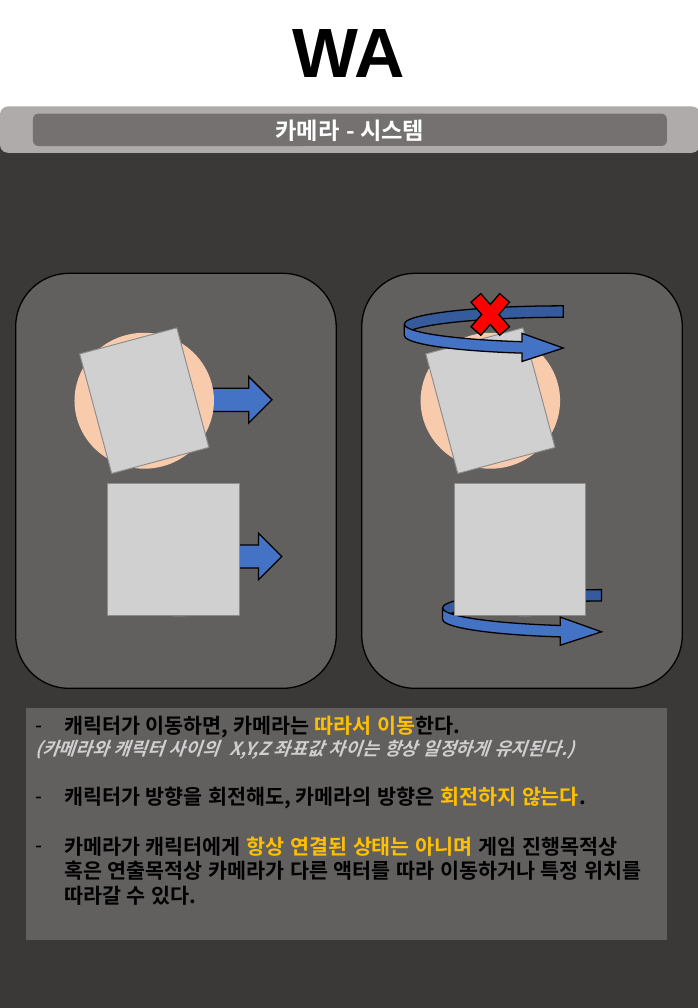
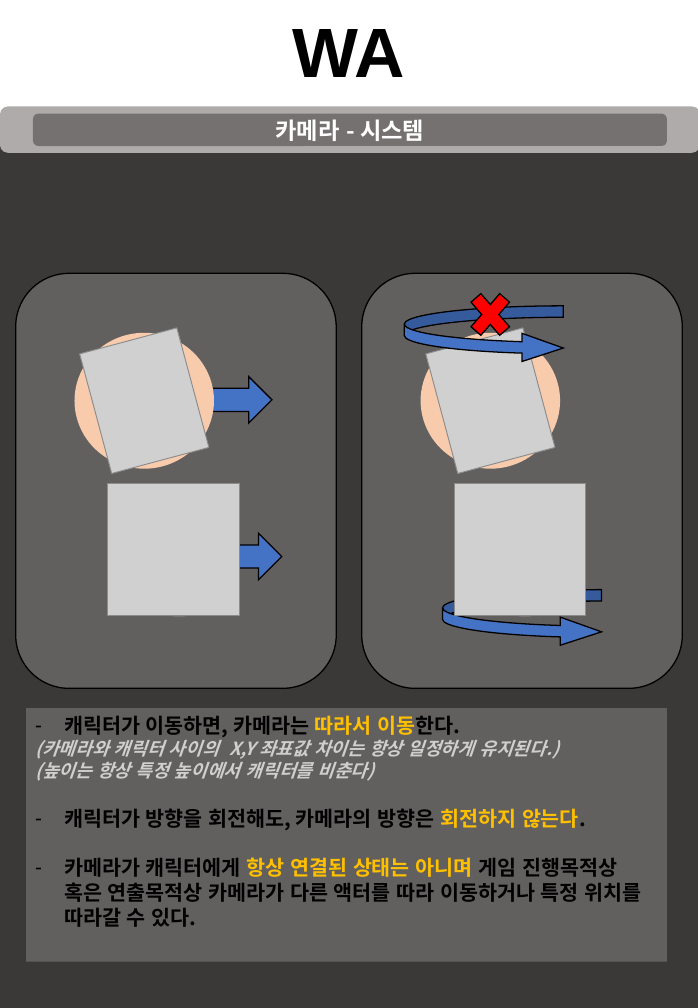
Before and after one commit to taeseongeom/WA, a slide deck: slide 7 of 기획서/신버전/캐릭터 시스템.pptx. Drawn at 698x1008 pixels with LibreOffice and Linux fonts; fonts in the diff are those of the drawing; grey boxes stand for pictures. Boxes give left, top, right and bottom in pixels: in the first picture for what was removed or moved away, otherwise in the second. Text is boxed around its words. In the diff, an @@ line names an element or a change of style, - is before the commit and + after.

```diff
--- a/기획서/신버전/캐릭터 시스템.pptx
+++ b/기획서/신버전/캐릭터 시스템.pptx
@@ rectangle "캐릭터가 이동하면, 카메라는 따라서 이동한다.": place and size @@
-rectangle "캐릭터가 이동하면, 카메라는 따라서 이동한다." at <box>26,708,667,940</box>
+rectangle "캐릭터가 이동하면, 카메라는 따라서 이동한다." at <box>26,708,667,962</box>
```
Also in this commit, not shown: 4 other files.
